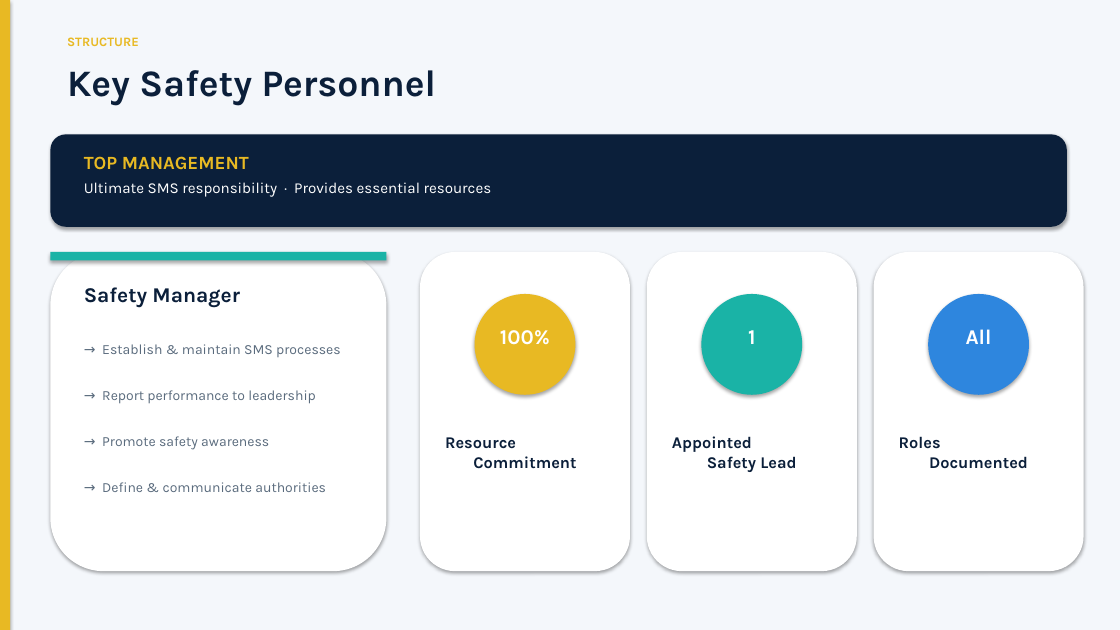
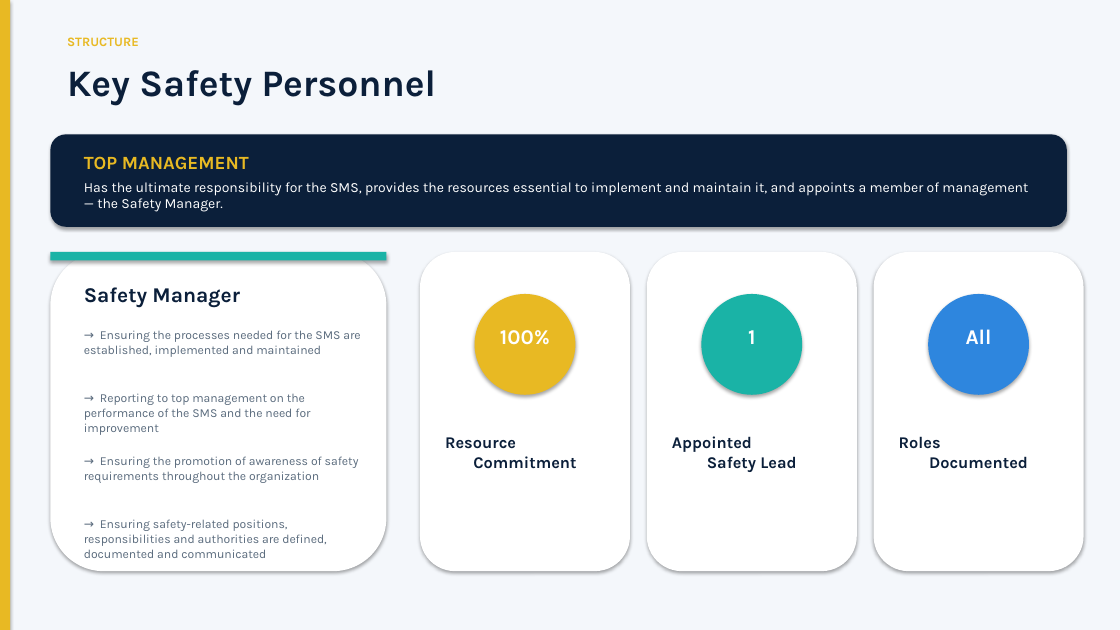
Before and after one commit to silly-beep/silly-beep, a slide deck: slide 8 of SMS_Management_Briefing.pptx. Drawn at 1120x630 pixels with LibreOffice and Linux fonts; fonts in the diff are those of the drawing. Boxes give left, top, right and bottom in pixels: in the first picture for what was removed or moved away, otherwise in the second. Text is boxed around its words. In the diff, an @@ line names an element or a change of style, - is before the commit and + after.

```diff
--- a/SMS_Management_Briefing.pptx
+++ b/SMS_Management_Briefing.pptx
@@ text at (x1=84, y1=182, x2=1028, y2=212): text changed; size 13 to 12 pt @@
-Ultimate SMS responsibility · Provides essential resources
+Has the ultimate responsibility for the SMS, provides the resources essential to implement and maintain it, and appoints a member of management — the Safety Manager.
@@ text at (x1=84, y1=330, x2=360, y2=357): text changed; size 12 to 10.5 pt @@
-→ Establish & maintain SMS processes
+→ Ensuring the processes needed for the SMS are established, implemented and maintained
@@ text at (x1=84, y1=393, x2=310, y2=435): text changed; size 12 to 10.5 pt @@
-→ Report performance to leadership
+→ Reporting to top management on the performance of the SMS and the need for improvement
@@ text at (x1=84, y1=456, x2=359, y2=483): text changed; size 12 to 10.5 pt @@
-→ Promote safety awareness
+→ Ensuring the promotion of awareness of safety requirements throughout the organization
@@ text at (x1=84, y1=519, x2=327, y2=558): text changed; size 12 to 10.5 pt @@
-→ Define & communicate authorities
+→ Ensuring safety-related positions, responsibilities and authorities are defined, documented and communicated
```
Also in this commit, not shown: 15 other slides changed, 1 other file.
